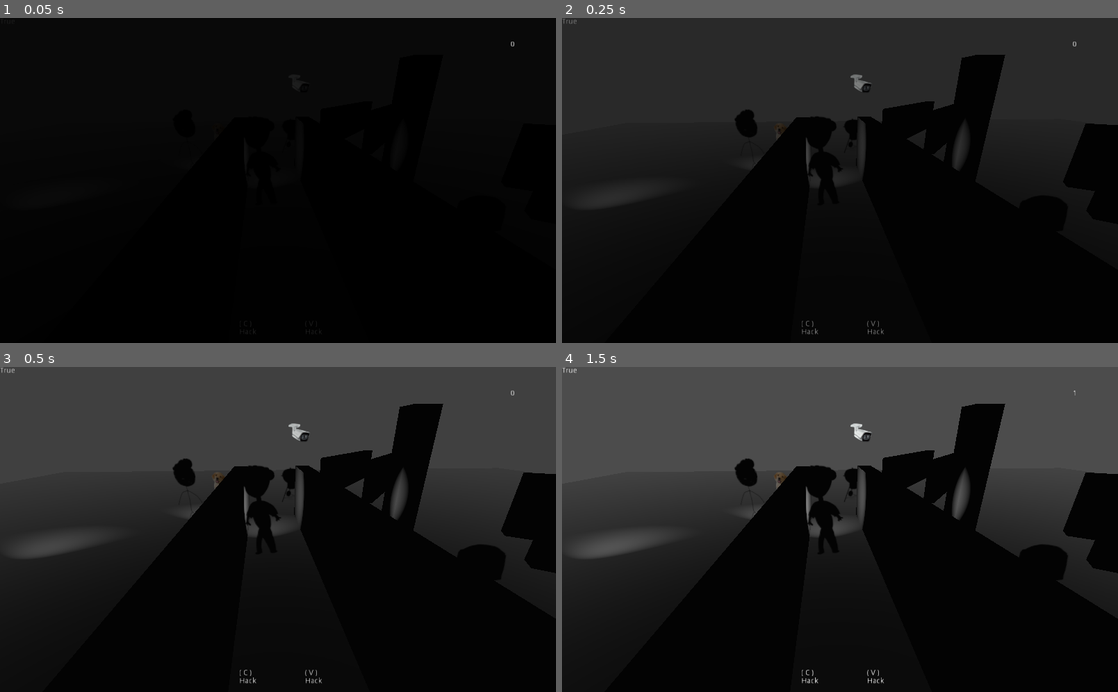
Above: before the commit, frames 1-4 (two rows, left to right).
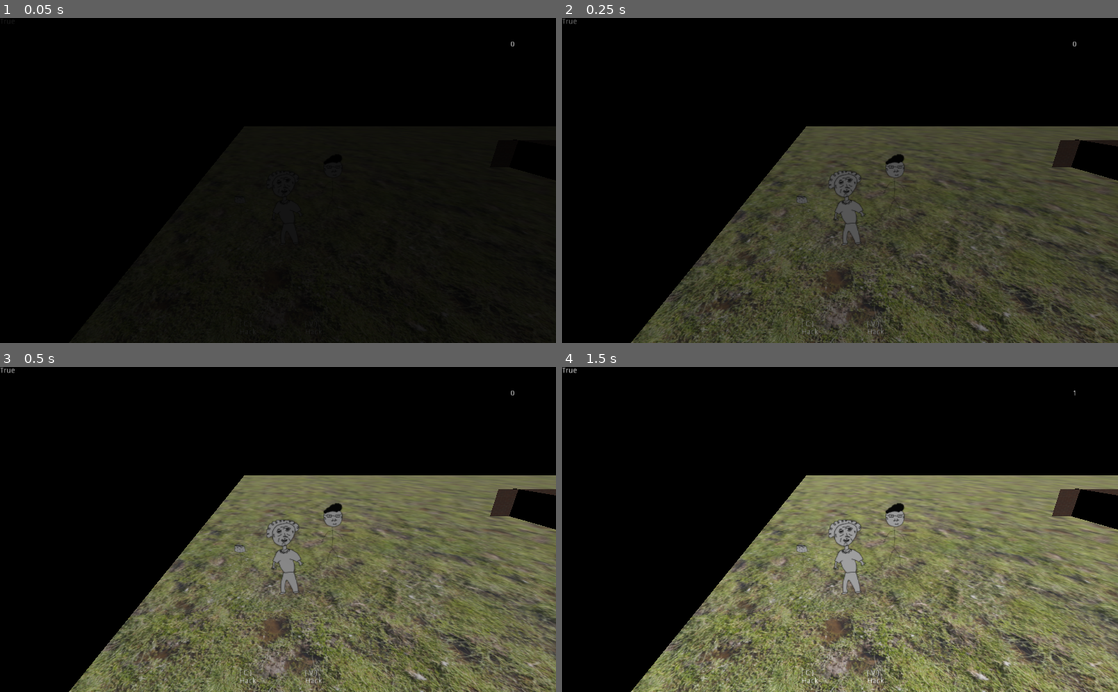
Above: after the commit, the same moments.

Repository: grunkgrunk/gwj-20
Game: Godot game, scene res://World.tscn
Two runs of this game, one before a commit and one after it. Both use one fixed random seed, a clock stepped at 60 frames per second and the inputs below. The engine's default icon, where the game draws it, is replaced by a stand-in: a white triangle on a blue panel in a dark square.
Inputs:
- Up to frame 1 (0.05 s): no input
- Up to frame 2 (0.25 s): no input
- Up to frame 3 (0.5 s): no input
- Up to frame 4 (1.5 s): tap Enter (ui_accept) at 0.5, 0.77, 1.25 s; hold Right (ui_right) 0.53-1.28 s; tap C (action_1) at 0.6 s; hold Down (ui_down) from 1.28 s (still down); tap V (action_2) at 1.35 s

The runs differ from the first frame. In frame 1, less than 0.1% of the frame differs, in the area x 24-97%, y 17-100%; in frame 2, 83%; in frame 3, 87%; in frame 4, 88%, in the area x 0-100%, y 0-100%.

Commit message:
added simple level

Diff:
--- a/game/Computer.tscn
+++ b/game/Computer.tscn
@@ -28,6 +28,7 @@
 [node name="Sprite" type="AnimatedSprite3D" parent="."]
 transform = Transform( 1, 0, 0, 0, 1, 0, 0, 0, 1, 0, 2.15351, 0 )
 billboard = 2
+shaded = true
 frames = SubResource( 2 )
 
 [node name="Timer" type="Timer" parent="."]
--- a/game/Dog.tscn
+++ b/game/Dog.tscn
@@ -31,13 +31,15 @@
 [node name="CollisionShape" type="CollisionShape" parent="."]
 shape = SubResource( 1 )
 
-[node name="Sprite3D" type="Sprite3D" parent="."]
+[node name="Animation" type="AnimationPlayer" parent="."]
+root_node = NodePath("../Sprite3D")
+anims/MoveToGrill = SubResource( 2 )
+
+[node name="Position3D" type="Position3D" parent="."]
+
+[node name="Sprite3D" type="Sprite3D" parent="Position3D"]
 transform = Transform( 0.3, 0, 0, 0, 0.3, 0, 0, 0, 0.3, 0, 0, 0 )
 billboard = 2
 shaded = true
 texture = ExtResource( 1 )
-
-[node name="Animation" type="AnimationPlayer" parent="."]
-root_node = NodePath("../Sprite3D")
-anims/MoveToGrill = SubResource( 2 )
 [connection signal="animation_finished" from="Animation" to="." method="_on_Animation_animation_finished"]
--- a/game/Door.tscn
+++ b/game/Door.tscn
@@ -3,10 +3,25 @@
 [ext_resource path="res://Door.gd" type="Script" id=1]
 [ext_resource path="res://door.png" type="Texture" id=2]
 
-[sub_resource type="Animation" id=2]
+[sub_resource type="Animation" id=1]
 resource_name = "CloseDoor"
 tracks/0/type = "value"
-tracks/0/path = NodePath(".:rotation_degrees")
+tracks/0/path = NodePath("Door:rotation_degrees")
+tracks/0/interp = 1
+tracks/0/loop_wrap = true
+tracks/0/imported = false
+tracks/0/enabled = true
+tracks/0/keys = {
+"times": PoolRealArray( 0, 1 ),
+"transitions": PoolRealArray( 1, 1 ),
+"update": 0,
+"values": [ Vector3( 0, 0, 0 ), Vector3( 0, 90, 0 ) ]
+}
+
+[sub_resource type="Animation" id=2]
+resource_name = "OpenDoor"
+tracks/0/type = "value"
+tracks/0/path = NodePath("Door:rotation_degrees")
 tracks/0/interp = 1
 tracks/0/loop_wrap = true
 tracks/0/imported = false
@@ -18,39 +33,27 @@
 "values": [ Vector3( 0, 90, 0 ), Vector3( 0, 0, 0 ) ]
 }
 
-[sub_resource type="Animation" id=3]
-resource_name = "OpenDoor"
-tracks/0/type = "value"
-tracks/0/path = NodePath(".:rotation_degrees")
-tracks/0/interp = 1
-tracks/0/loop_wrap = true
-tracks/0/imported = false
-tracks/0/enabled = true
-tracks/0/keys = {
-"times": PoolRealArray( 0, 1 ),
-"transitions": PoolRealArray( 1, 1 ),
-"update": 0,
-"values": [ Vector3( 0, 0, 0 ), Vector3( 0, 90, 0 ) ]
-}
-
-[sub_resource type="BoxShape" id=1]
+[sub_resource type="BoxShape" id=3]
 extents = Vector3( 2.39952, 5.88933, 0.202289 )
 
 [node name="Door" type="Position3D" groups=[
 "Actor",
 ]]
+transform = Transform( -4.37114e-08, 0, 1, 0, 1, 0, -1, 0, -4.37114e-08, 0, 0, 0 )
 script = ExtResource( 1 )
 
 [node name="Animation" type="AnimationPlayer" parent="."]
-anims/CloseDoor = SubResource( 2 )
-anims/OpenDoor = SubResource( 3 )
+anims/CloseDoor = SubResource( 1 )
+anims/OpenDoor = SubResource( 2 )
 
 [node name="Door" type="StaticBody" parent="."]
+transform = Transform( -1.62921e-07, 0, 1, 0, 1, 0, -1, 0, -1.62921e-07, 0, 0, 0 )
 
 [node name="CollisionShape" type="CollisionShape" parent="Door"]
 transform = Transform( 1, 0, 0, 0, 1, 0, 0, 0, 1, -2.40863, 4.97538, 0 )
-shape = SubResource( 1 )
+shape = SubResource( 3 )
 
 [node name="Sprite3D" type="Sprite3D" parent="Door/CollisionShape"]
 transform = Transform( 0.5, 0, 0, 0, 0.5, 0, 0, 0, 0.5, 0, -0.221978, 0 )
+shaded = true
 texture = ExtResource( 2 )
--- /dev/null
+++ b/game/Ground.tscn
@@ -0,0 +1,11 @@
+[gd_scene load_steps=2 format=2]
+
+[ext_resource path="res://grass.jpg" type="Texture" id=1]
+
+[node name="Ground" type="Sprite3D"]
+transform = Transform( 1, 0, 0, 0, -1.62921e-07, -1, 0, 1, -1.62921e-07, 0, 0, 0 )
+shaded = true
+alpha_cut = 1
+texture = ExtResource( 1 )
+region_enabled = true
+region_rect = Rect2( 0, 0, 3000, 3000 )
--- a/game/Guard.tscn
+++ b/game/Guard.tscn
@@ -1,15 +1,57 @@
-[gd_scene load_steps=5 format=2]
+[gd_scene load_steps=7 format=2]
 
 [ext_resource path="res://guard.png" type="Texture" id=1]
 [ext_resource path="res://Guard.gd" type="Script" id=2]
+[ext_resource path="res://walk.tres" type="Animation" id=3]
 
-[sub_resource type="CapsuleShape" id=3]
+[sub_resource type="CapsuleShape" id=1]
 radius = 5.93297
 
 [sub_resource type="Animation" id=2]
 resource_name = "MoveGuard"
 length = 4.0
 loop = true
+tracks/0/type = "value"
+tracks/0/path = NodePath(".:translation")
+tracks/0/interp = 1
+tracks/0/loop_wrap = true
+tracks/0/imported = false
+tracks/0/enabled = true
+tracks/0/keys = {
+"times": PoolRealArray( 0, 1, 2, 3 ),
+"transitions": PoolRealArray( 1, 1, 1, 1 ),
+"update": 0,
+"values": [ Vector3( -31.4518, 0, -11.5614 ), Vector3( -31.4518, 0, 17.0418 ), Vector3( -10.0434, 0, 18.0491 ), Vector3( -27.6346, 0, 15.6549 ) ]
+}
+
+[sub_resource type="Animation" id=3]
+resource_name = "walk (copy)"
+length = 2.0
+loop = true
+tracks/0/type = "value"
+tracks/0/path = NodePath(".:translation")
+tracks/0/interp = 1
+tracks/0/loop_wrap = true
+tracks/0/imported = false
+tracks/0/enabled = true
+tracks/0/keys = {
+"times": PoolRealArray( 0, 0.5, 1, 1.5, 2 ),
+"transitions": PoolRealArray( 1, 1, 1, 1, 1 ),
+"update": 0,
+"values": [ Vector3( 0, 0, 0 ), Vector3( 0, 0.5, 0 ), Vector3( 0, 0, 0 ), Vector3( 0, 0.5, 0 ), Vector3( 0, 0, 0 ) ]
+}
+tracks/1/type = "value"
+tracks/1/path = NodePath(".:rotation_degrees")
+tracks/1/interp = 1
+tracks/1/loop_wrap = true
+tracks/1/imported = false
+tracks/1/enabled = true
+tracks/1/keys = {
+"times": PoolRealArray( 0, 0.5, 1, 1.5, 2 ),
+"transitions": PoolRealArray( 1, 1, 1, 1, 1 ),
+"update": 0,
+"values": [ Vector3( 0, 0, 0 ), Vector3( 0, 0, 5 ), Vector3( 0, 0, 0 ), Vector3( 0, 0, -5 ), Vector3( 0, 0, 0 ) ]
+}
 
 [node name="Guard" type="Area" groups=[
 "Actor",
@@ -19,14 +61,7 @@
 
 [node name="CollisionShape2D" type="CollisionShape" parent="."]
 transform = Transform( 1, 0, 0, 0, -1.62921e-07, -1, 0, 1, -1.62921e-07, 0, 0.929644, 0 )
-shape = SubResource( 3 )
-
-[node name="icon" type="Sprite3D" parent="."]
-transform = Transform( 1, 0, 0, 0, 1, 0, 0, 0, 1, 0, 5.40557, 0 )
-offset = Vector2( 0, -250 )
-billboard = 2
-shaded = true
-texture = ExtResource( 1 )
+shape = SubResource( 1 )
 
 [node name="Animation" type="AnimationPlayer" parent="."]
 playback_speed = 0.8
@@ -42,6 +77,22 @@
 __meta__ = {
 "_edit_use_anchors_": false
 }
+
+[node name="AnimationPlayer" type="AnimationPlayer" parent="."]
+root_node = NodePath("../pivot")
+autoplay = "walk (copy)"
+playback_speed = 3.0
+anims/walk = ExtResource( 3 )
+"anims/walk (copy)" = SubResource( 3 )
+
+[node name="pivot" type="Position3D" parent="."]
+
+[node name="icon" type="Sprite3D" parent="pivot"]
+transform = Transform( 1, 0, 0, 0, 1, 0, 0, 0, 1, 0, 5.59136, 0 )
+offset = Vector2( 0, -250 )
+billboard = 2
+shaded = true
+texture = ExtResource( 1 )
 [connection signal="area_entered" from="." to="." method="_on_Guard_area_entered"]
 [connection signal="body_entered" from="." to="." method="_on_Guard_body_entered"]
 [connection signal="timeout" from="Timer" to="." method="_on_Timer_timeout"]
--- /dev/null
+++ b/game/NewWorld.tscn
@@ -0,0 +1,7 @@
+[gd_scene load_steps=2 format=2]
+
+[ext_resource path="res://Ground.tscn" type="PackedScene" id=1]
+
+[node name="NewWorld" type="Spatial"]
+
+[node name="Ground" parent="." instance=ExtResource( 1 )]
--- /dev/null
+++ b/game/Wall.tscn
@@ -0,0 +1,12 @@
+[gd_scene load_steps=2 format=2]
+
+[ext_resource path="res://wall.png" type="Texture" id=1]
+
+[node name="Wall" type="Sprite3D"]
+shaded = true
+alpha_cut = 1
+texture = ExtResource( 1 )
+region_enabled = true
+region_rect = Rect2( 0, 0, 1000, 100 )
+
+[node name="body" type="StaticBody" parent="."]
--- a/game/World.tscn
+++ b/game/World.tscn
@@ -7,15 +7,17 @@
 [ext_resource path="res://Guard.tscn" type="PackedScene" id=5]
 [ext_resource path="res://Camera.gd" type="Script" id=6]
 [ext_resource path="res://Characters.gd" type="Script" id=7]
-[ext_resource path="res://maptest.tscn" type="PackedScene" id=8]
+[ext_resource path="res://Ground.tscn" type="PackedScene" id=8]
 [ext_resource path="res://Grill.tscn" type="PackedScene" id=9]
 [ext_resource path="res://Dog.tscn" type="PackedScene" id=10]
 [ext_resource path="res://SecurityCam.tscn" type="PackedScene" id=11]
 [ext_resource path="res://Computer.tscn" type="PackedScene" id=12]
 [ext_resource path="res://Door.tscn" type="PackedScene" id=13]
 [ext_resource path="res://Boy.tscn" type="PackedScene" id=14]
+[ext_resource path="res://Wall.tscn" type="PackedScene" id=15]
 
 [sub_resource type="Environment" id=1]
+background_mode = 1
 
 [node name="World" type="Spatial"]
 script = ExtResource( 3 )
@@ -23,14 +25,15 @@
 dad_path = NodePath("Characters/Dad")
 boy_path = NodePath("Characters/Boy")
 
-[node name="maptest" parent="." instance=ExtResource( 8 )]
-transform = Transform( 1, 0, 0, 0, 1, 0, 0, 0, 1, 0.385449, -0.0194054, -0.238514 )
-
 [node name="Camera" type="Camera" parent="."]
-transform = Transform( 0.997534, 0.0262927, -0.0650764, 0, 0.927184, 0.374608, 0.0701872, -0.373684, 0.924897, -8.35101, 9.43373, 13.2785 )
+transform = Transform( 0.999092, 0.0142892, -0.0401288, 0, 0.942058, 0.335451, 0.042597, -0.335147, 0.941203, -79.7786, 11.6902, 14.031 )
 current = true
 script = ExtResource( 6 )
 inital_target_path = NodePath("../Characters/Granny")
+
+[node name="Ground" parent="." instance=ExtResource( 8 )]
+transform = Transform( 3, 0, 0, 0, -1.31134e-07, -1, 0, 3, -4.37114e-08, 0, 0, 0 )
+region_rect = Rect2( 0, 0, 6000, 6000 )
 
 [node name="ui" parent="." instance=ExtResource( 2 )]
 
@@ -38,34 +41,91 @@
 script = ExtResource( 7 )
 
 [node name="Grill" parent="Characters" instance=ExtResource( 9 )]
-transform = Transform( 1, 0, 0, 0, 1, 0, 0, 0, 1, -4.46865, 1.29634, -17.5024 )
+transform = Transform( 1, 0, 0, 0, 1, 0, 0, 0, 1, 27.9241, 1.29634, 28.7696 )
 doggo = NodePath("../Dog")
 
 [node name="Computer" parent="Characters" instance=ExtResource( 12 )]
-transform = Transform( 0.8, 0, 0, 0, 0.8, 0, 0, 0, 0.8, 7.59161, 2.96335, 21.2666 )
+transform = Transform( 0.8, 0, 0, 0, 0.8, 0, 0, 0, 0.8, 28.7063, 2.96334, -12.1003 )
 doorpath = NodePath("../Door")
 
 [node name="Dog" parent="Characters" instance=ExtResource( 10 )]
-transform = Transform( 1, 0, 0, 0, 1, 0, 0, 0, 1, -12.783, 3.28324, -16.7435 )
+transform = Transform( 1, 0, 0, 0, 1, 0, 0, 0, 1, 16.5471, 3.28324, 20.241 )
 
 [node name="SecurityCam" parent="Characters" instance=ExtResource( 11 )]
-transform = Transform( 1, 0, 0, 0, 1, 0, 0, 0, 1, 0, 0, -40.1696 )
+transform = Transform( 1, 0, 0, 0, 1, 0, 0, 0, 1, 23.8721, -3.60891, 7.4422 )
+
+[node name="Guard" parent="Characters" instance=ExtResource( 5 )]
+transform = Transform( 1, 0, 0, 0, 1, 0, 0, 0, 1, -31.4518, 0, -11.5614 )
+movespeed = 1.0
+
+[node name="Animation" parent="Characters/Guard" index="1"]
+autoplay = "MoveGuard"
+playback_speed = 0.2
 
 [node name="Boy" parent="Characters" instance=ExtResource( 14 )]
-transform = Transform( 1, 0, 0, 0, 1, 0, 0, 0, 1, -25.8156, 0, 0 )
-
-[node name="Guard" parent="Characters" instance=ExtResource( 5 )]
-transform = Transform( 1, 0, 0, 0, 1, 0, 0, 0, 1, 0, 0, 6.1737 )
-movespeed = 1.0
+transform = Transform( 1, 0, 0, 0, 1, 0, 0, 0, 1, -82.4747, -0.0502443, -6.24564 )
 
 [node name="Granny" parent="Characters" instance=ExtResource( 4 )]
-transform = Transform( 1, 0, 0, 0, 1, 0, 0, 0, 1, -8.42974, 1.41123, -2.44974 )
+transform = Transform( 1, 0, 0, 0, 1, 0, 0, 0, 1, -78.4265, 0.372666, -2.44974 )
 
 [node name="Dad" parent="Characters" instance=ExtResource( 1 )]
-transform = Transform( 1, 0, 0, 0, 1, 0, 0, 0, 1, -14.8584, 1.16924, -7.73522 )
+transform = Transform( 1, 0, 0, 0, 1, 0, 0, 0, 1, -73.4119, 0.225018, -7.20853 )
 
 [node name="Door" parent="Characters" instance=ExtResource( 13 )]
-transform = Transform( 1, 0, 0, 0, 1, 0, 0, 0, 1, 0, 0, 26.2371 )
+transform = Transform( -0.999668, 0, -0.0257579, 0, 1, 0, 0.0257579, 0, -0.999668, -1.09242, 0, -12.8413 )
 
 [node name="WorldEnvironment" type="WorldEnvironment" parent="."]
 environment = SubResource( 1 )
+
+[node name="DirectionalLight" type="DirectionalLight" parent="."]
+transform = Transform( 1, 0, 0, 0, 0.884288, 0.466942, 0, -0.466942, 0.884288, 0, 26.272, 0 )
+light_energy = 0.05
+
+[node name="Walls" type="Spatial" parent="."]
+
+[node name="Wall" parent="Walls" instance=ExtResource( 15 )]
+transform = Transform( -1.62921e-07, 0, 1, 0, 1, 0, -1, 0, -1.62921e-07, -36.7833, -0.164856, 0 )
+region_rect = Rect2( 0, 0, 5000, 1000 )
+
+[node name="Wall2" parent="Walls" instance=ExtResource( 15 )]
+transform = Transform( -1.62921e-07, 0, 1, 0, 1, 0, -1, 0, -1.62921e-07, 37.7327, -0.164856, 0 )
+region_rect = Rect2( 0, 0, 5000, 1000 )
+
+[node name="Wall3" parent="Walls" instance=ExtResource( 15 )]
+transform = Transform( -1.62921e-07, 0, 1, 0, 1, 0, -1, 0, -1.62921e-07, 22.854, -0.164856, -11.4842 )
+region_rect = Rect2( 0, 0, 5000, 1000 )
+
+[node name="Wall5" parent="Walls" instance=ExtResource( 15 )]
+transform = Transform( -1.62921e-07, 0, 1, 0, 1, 0, 0.490801, 0, 7.99616e-08, -1.43886, -0.164856, 0.450521 )
+region_rect = Rect2( 0, 0, 5000, 1000 )
+
+[node name="Wall9" parent="Walls" instance=ExtResource( 15 )]
+transform = Transform( -1.62921e-07, 0, 1, 0, 1, 0, 0.490801, 0, 7.99616e-08, -20.155, -0.164848, 0.457295 )
+region_rect = Rect2( 0, 0, 5000, 1000 )
+
+[node name="Wall4" parent="Walls" instance=ExtResource( 15 )]
+transform = Transform( 1, 0, 0, 0, 1, 0, 0, 0, 1, -0.38755, -0.164856, -24.0933 )
+region_rect = Rect2( 0, 0, 8000, 1000 )
+
+[node name="Wall6" parent="Walls" instance=ExtResource( 15 )]
+transform = Transform( 1, 0, 0, 0, 1, 0, 0, 0, 1, -23.0847, -0.164856, 25.1996 )
+region_rect = Rect2( 0, 0, 4000, 1000 )
+
+[node name="Wall7" parent="Walls" instance=ExtResource( 15 )]
+transform = Transform( 1, 0, 0, 0, 1, 0, 0, 0, 1, 26.9923, -0.164856, 25.1996 )
+region_rect = Rect2( 0, 0, 4000, 1000 )
+
+[node name="Wall8" parent="Walls" instance=ExtResource( 15 )]
+transform = Transform( -0.613592, 0, 0, 0, 0.885866, 0, 0, 0, 0.885866, 10.7233, -0.164856, 12.1831 )
+region_rect = Rect2( 0, 0, 4000, 1000 )
+
+[node name="Wall10" parent="Walls" instance=ExtResource( 15 )]
+transform = Transform( -0.613592, 0, 0, 0, 0.885866, 0, 0, 0, 0.885866, -12.7751, -0.164856, -10.8307 )
+region_rect = Rect2( 0, 0, 4000, 1000 )
+
+[node name="DebugLight" type="DirectionalLight" parent="."]
+transform = Transform( 0.292068, -0.849331, 0.439696, 0.128683, 0.49046, 0.861911, -0.947701, -0.195156, 0.252542, 0, 11.233, 0 )
+
+[editable path="Characters/Guard"]
+
+[editable path="Walls/Wall"]
--- /dev/null
+++ b/game/WorldTest.tscn
@@ -0,0 +1,7 @@
+[gd_scene load_steps=2 format=2]
+
+[ext_resource path="res://ground.tscn" type="PackedScene" id=1]
+
+[node name="WorldTest" type="Spatial"]
+
+[node name="test" parent="." instance=ExtResource( 1 )]
--- /dev/null
+++ b/game/brick.tres
@@ -0,0 +1,8 @@
+[gd_resource type="SpatialMaterial" load_steps=2 format=2]
+
+[ext_resource path="res://wall.png" type="Texture" id=1]
+
+[resource]
+albedo_texture = ExtResource( 1 )
+uv1_triplanar = true
+uv2_triplanar = true
--- /dev/null
+++ b/game/ground.escn
@@ -0,0 +1,28 @@
+[gd_scene load_steps=1 format=2]
+
+[sub_resource id=1 type="ArrayMesh"]
+
+resource_name = "Plane"
+surfaces/0 = {
+	"primitive":4,
+	"arrays":[
+		Vector3Array(1.0, 0.0, 1.0, -1.0, 0.0, -1.0, -1.0, 0.0, 1.0, 1.0, 0.0, -1.0),
+		Vector3Array(0.0, 1.0, 0.0, 0.0, 1.0, 0.0, 0.0, 1.0, 0.0, 0.0, 1.0, 0.0),
+		FloatArray(1.0, 0.0, 0.0, 1.0, 1.0, 0.0, 0.0, 1.0, 1.0, 0.0, 0.0, 1.0, 1.0, 0.0, 0.0, 1.0),
+		null, ; no Vertex Colors,
+		Vector2Array(1.0, 1.0, 0.0, 0.0, 0.0, 1.0, 1.0, 0.0),
+		null, ; No UV2,
+		null, ; No Bones,
+		null, ; No Weights,
+		IntArray(0, 2, 1, 0, 1, 3)
+	],
+	"morph_arrays":[]
+}
+
+[node type="Spatial" name="Scene"]
+
+[node name="Plane" type="MeshInstance" parent="."]
+
+mesh = SubResource(1)
+visible = true
+transform = Transform(1.0, 0.0, 0.0, 0.0, 1.0, 0.0, 0.0, 0.0, 1.0, 0.0, 0.0, 0.0)
--- /dev/null
+++ b/game/ground.tscn
@@ -0,0 +1,5 @@
+[gd_scene load_steps=2 format=2]
+
+[ext_resource path="res://ground.escn" type="PackedScene" id=1]
+
+[node name="test" instance=ExtResource( 1 )]
--- a/game/walk.tres
+++ b/game/walk.tres
@@ -25,5 +25,5 @@
 "times": PoolRealArray( 0, 0.5, 1, 1.5, 2 ),
 "transitions": PoolRealArray( 1, 1, 1, 1, 1 ),
 "update": 0,
-"values": [ Vector3( 0, 0, 0 ), Vector3( 0, 0, 5 ), Vector3( 0, 0, 0 ), Vector3( 0, 0, -5 ), Vector3( 0, 0, 0 ) ]
+"values": [ Vector3( 0, 0, 0 ), Vector3( 5, 0, 0 ), Vector3( 0, 0, 0 ), Vector3( -5, 0, 0 ), Vector3( 0, 0, 0 ) ]
 }
--- /dev/null
+++ b/game/wall.tscn
@@ -0,0 +1,16 @@
+[gd_scene load_steps=3 format=2]
+
+[ext_resource path="res://wall.png" type="Texture" id=1]
+
+[sub_resource type="BoxShape" id=1]
+extents = Vector3( 1, 1, 0.0928216 )
+
+[node name="Sprite3D" type="Sprite3D"]
+texture = ExtResource( 1 )
+region_enabled = true
+region_rect = Rect2( 0, 0, 200, 1024 )
+
+[node name="Wall" type="StaticBody" parent="."]
+
+[node name="CollisionShape" type="CollisionShape" parent="Wall"]
+shape = SubResource( 1 )
Not shown: 1 places in game/World.tscn that only renumber resources
Binary file added: game/grass.jpg
Not shown, added: game/grass.jpg.import
Not shown, added: game/ground.escn.import
Binary file added: game/wall.png
Not shown, added: game/wall.png.import
